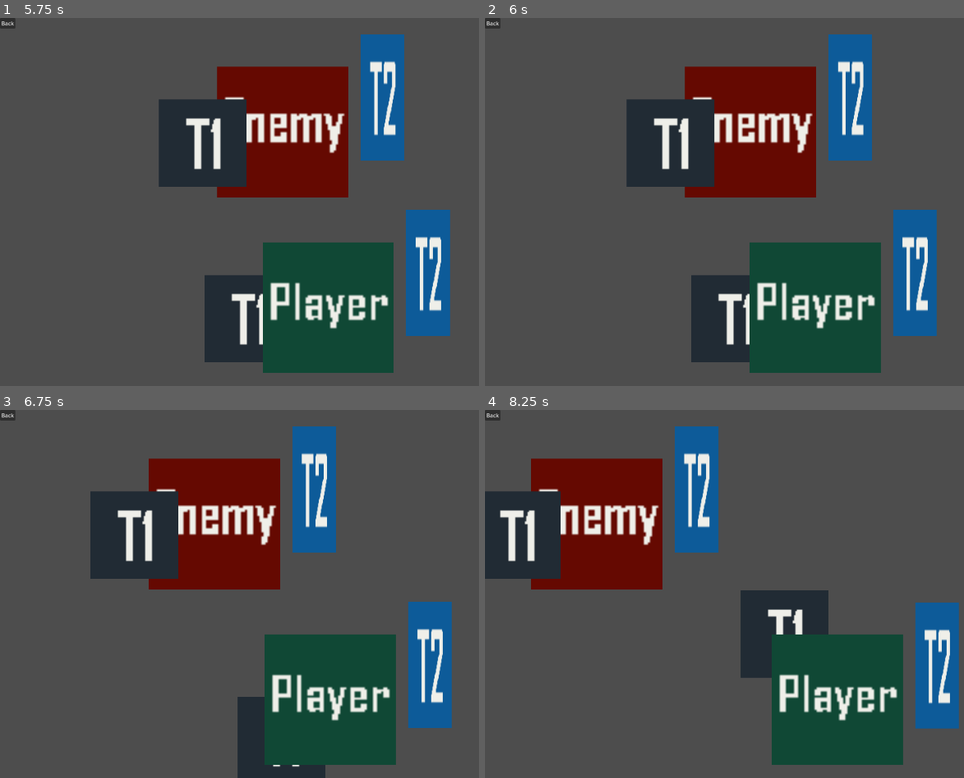
Above: before the commit, frames 1-4 (two rows, left to right).
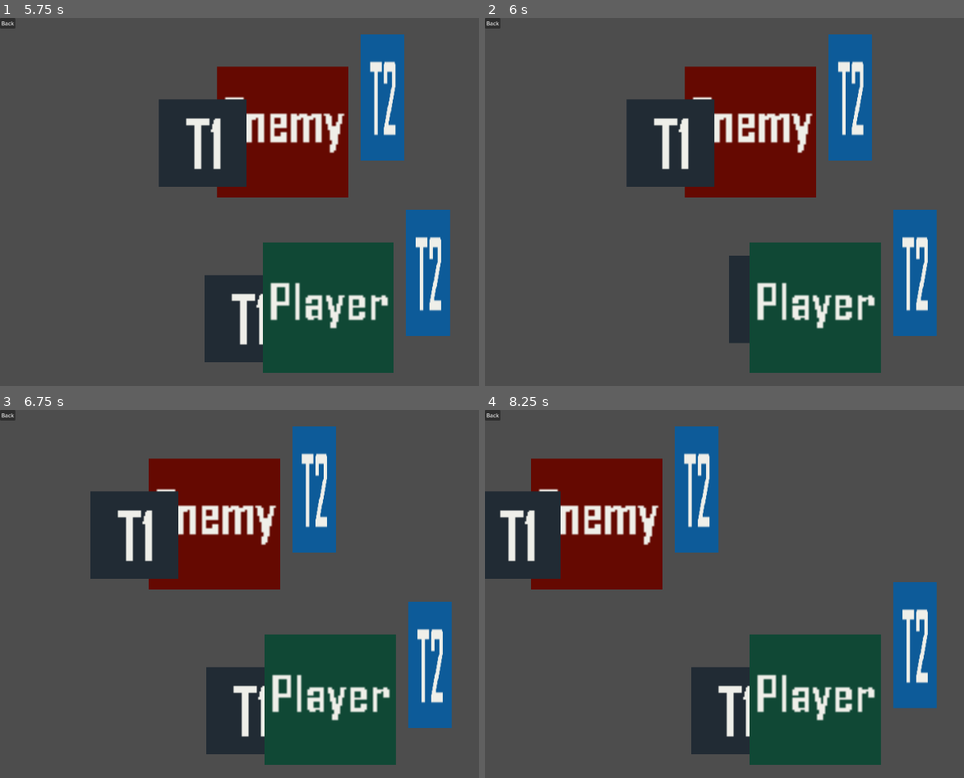
Above: after the commit, the same moments.

Repository: sentientfish/brackygamejam20251
Game: Godot game, scene res://scenes/menu.tscn
Same seed, same stepped clock (60 frames per second), same inputs: the game is played once before the commit and once after it.
Inputs:
- Up to frame 1 (5.75 s): click "Options" at 0.5 s; click "Back" at 1.25 s; click "Credits" at 2 s; click "Back" at 2.75 s; click "Start" at 3.5 s; click "Back" at 4.25 s; click "Start" at 5 s
- Up to frame 2 (6 s): hold D (move_right) from 5.78 s (still down); hold J (block) from 5.78 s (still down); tap K (attack) at 5.85 s
- Up to frame 3 (6.75 s): release D (move_right) at 6.53 s; release J (block) at 6.53 s; hold S (target_down) from 6.53 s (still down); tap J (block) at 6.6 s
- Up to frame 4 (8.25 s): tap K (attack) at 6.8, 7.35 s; release S (target_down) at 7.28 s; hold D (move_right) 7.28-8.03 s; hold J (block) 7.28-8.03 s; hold W (target_up) from 8.03 s (still down); tap J (block) at 8.1 s

Frame 1 is identical in both runs. In frame 2, 2.6% of the frame differs, in the area x 43-56%, y 64-94%; in frame 3, 3.1%; in frame 4, 13%, in the area x 43-99%, y 46-97%.

Commit message:
Player: Change block directions when blocking (#56)
* linting and also better animations

* small error and update

---------

Co-authored-by: Aguren <sentientfish@gmail.com>

Diff:
--- a/scenes/enemy.gd
+++ b/scenes/enemy.gd
@@ -17,8 +17,8 @@
 # Enemy Current Stats
 @export var current_health: float = stat_health
 @export var current_attack: float = stat_attack
-@export var current_block_damage: float = 0.0
-@export var current_speed: float = 200.0
+@export var current_block_damage: float = stat_block_damage
+@export var current_speed: float = stat_speed
 
 func _physics_process(delta: float) -> void:
 	velocity.x = move_direction * stat_speed
@@ -28,13 +28,14 @@
 		move_direction *= -1
 
 func attacked(damage: int, action_direction: Enums.ActionDirection):
-	print("Enemy being attacked! damage " + str(damage) + ", direction: " + str(action_direction))
-	if blocking[action_direction]:
+	print("Enemy being attacked! damage " + str(damage) + ", direction: " +
+		Enums.ActionDirection.keys()[action_direction])
+	if (blocking[int(action_direction) - 1]):
 		print("Enemy blocked the attack!")
 	else:
 		print("Enemy hit!")
 		current_health -= damage
 		print("Current enemy health: " + str(current_health))
-		if current_health <= 0:
+		if (current_health <= 0):
 			print("Enemy died!")
 			queue_free()
--- a/scenes/player.tscn
+++ b/scenes/player.tscn
@@ -25,6 +25,178 @@
 
 [sub_resource type="RectangleShape2D" id="RectangleShape2D_xox8q"]
 size = Vector2(192, 192)
+
+[sub_resource type="Animation" id="Animation_lld8y"]
+length = 0.001
+tracks/0/type = "value"
+tracks/0/imported = false
+tracks/0/enabled = true
+tracks/0/path = NodePath("Sword/SwordAreaMiddle:monitoring")
+tracks/0/interp = 1
+tracks/0/loop_wrap = true
+tracks/0/keys = {
+"times": PackedFloat32Array(0),
+"transitions": PackedFloat32Array(1),
+"update": 1,
+"values": [false]
+}
+tracks/1/type = "value"
+tracks/1/imported = false
+tracks/1/enabled = true
+tracks/1/path = NodePath("Sword/SwordAreaDown:monitoring")
+tracks/1/interp = 1
+tracks/1/loop_wrap = true
+tracks/1/keys = {
+"times": PackedFloat32Array(0),
+"transitions": PackedFloat32Array(1),
+"update": 1,
+"values": [false]
+}
+tracks/2/type = "value"
+tracks/2/imported = false
+tracks/2/enabled = true
+tracks/2/path = NodePath("Sword/SwordSprite:position")
+tracks/2/interp = 1
+tracks/2/loop_wrap = true
+tracks/2/keys = {
+"times": PackedFloat32Array(0),
+"transitions": PackedFloat32Array(1),
+"update": 0,
+"values": [Vector2(146, -51)]
+}
+tracks/3/type = "value"
+tracks/3/imported = false
+tracks/3/enabled = true
+tracks/3/path = NodePath("Shield/ShieldSprite:position")
+tracks/3/interp = 1
+tracks/3/loop_wrap = true
+tracks/3/keys = {
+"times": PackedFloat32Array(0),
+"transitions": PackedFloat32Array(1),
+"update": 0,
+"values": [Vector2(-117, 16)]
+}
+tracks/4/type = "value"
+tracks/4/imported = false
+tracks/4/enabled = true
+tracks/4/path = NodePath("Sword/SwordAreaUp:monitoring")
+tracks/4/interp = 1
+tracks/4/loop_wrap = true
+tracks/4/keys = {
+"times": PackedFloat32Array(0),
+"transitions": PackedFloat32Array(1),
+"update": 1,
+"values": [false]
+}
+
+[sub_resource type="Animation" id="Animation_lp1sj"]
+resource_name = "shield_block_down"
+length = 0.25
+step = 0.25
+tracks/0/type = "value"
+tracks/0/imported = false
+tracks/0/enabled = true
+tracks/0/path = NodePath("Shield/ShieldSprite:position")
+tracks/0/interp = 1
+tracks/0/loop_wrap = true
+tracks/0/keys = {
+"times": PackedFloat32Array(0, 0.25),
+"transitions": PackedFloat32Array(1, 1),
+"update": 1,
+"values": [Vector2(-117, 16), Vector2(-71, 60)]
+}
+
+[sub_resource type="Animation" id="Animation_fqlim"]
+resource_name = "shield_block_middle"
+length = 0.25
+step = 0.25
+tracks/0/type = "value"
+tracks/0/imported = false
+tracks/0/enabled = true
+tracks/0/path = NodePath("Shield/ShieldSprite:position")
+tracks/0/interp = 1
+tracks/0/loop_wrap = true
+tracks/0/keys = {
+"times": PackedFloat32Array(0, 0.25),
+"transitions": PackedFloat32Array(1, 1),
+"update": 1,
+"values": [Vector2(-117, 16), Vector2(-62, -12)]
+}
+
+[sub_resource type="Animation" id="Animation_irade"]
+resource_name = "shield_block_up"
+length = 0.25
+step = 0.25
+tracks/0/type = "value"
+tracks/0/imported = false
+tracks/0/enabled = true
+tracks/0/path = NodePath("Shield/ShieldSprite:position")
+tracks/0/interp = 1
+tracks/0/loop_wrap = true
+tracks/0/keys = {
+"times": PackedFloat32Array(0, 0.25),
+"transitions": PackedFloat32Array(1, 1),
+"update": 1,
+"values": [Vector2(-117, 16), Vector2(-77, -96)]
+}
+
+[sub_resource type="Animation" id="Animation_diara"]
+resource_name = "sword_attack_down"
+length = 0.5
+step = 0.25
+tracks/0/type = "value"
+tracks/0/imported = false
+tracks/0/enabled = true
+tracks/0/path = NodePath("Sword/SwordAreaDown:monitoring")
+tracks/0/interp = 1
+tracks/0/loop_wrap = true
+tracks/0/keys = {
+"times": PackedFloat32Array(0, 0.25, 0.5),
+"transitions": PackedFloat32Array(1, 1, 1),
+"update": 1,
+"values": [false, true, false]
+}
+tracks/1/type = "value"
+tracks/1/imported = false
+tracks/1/enabled = true
+tracks/1/path = NodePath("Sword/SwordSprite:position")
+tracks/1/interp = 1
+tracks/1/loop_wrap = true
+tracks/1/keys = {
+"times": PackedFloat32Array(0, 0.25, 0.5),
+"transitions": PackedFloat32Array(1, 1, 1),
+"update": 1,
+"values": [Vector2(146, -50), Vector2(146, -80), Vector2(146, -50)]
+}
+
+[sub_resource type="Animation" id="Animation_f7bs3"]
+resource_name = "sword_attack_middle"
+length = 0.5
+step = 0.25
+tracks/0/type = "value"
+tracks/0/imported = false
+tracks/0/enabled = true
+tracks/0/path = NodePath("Sword/SwordAreaMiddle:monitoring")
+tracks/0/interp = 1
+tracks/0/loop_wrap = true
+tracks/0/keys = {
+"times": PackedFloat32Array(0, 0.25, 0.5),
+"transitions": PackedFloat32Array(1, 1, 1),
+"update": 1,
+"values": [false, true, false]
+}
+tracks/1/type = "value"
+tracks/1/imported = false
+tracks/1/enabled = true
+tracks/1/path = NodePath("Sword/SwordSprite:position")
+tracks/1/interp = 1
+tracks/1/loop_wrap = true
+tracks/1/keys = {
+"times": PackedFloat32Array(0, 0.25, 0.5),
+"transitions": PackedFloat32Array(1, 1, 1),
+"update": 1,
+"values": [Vector2(146, -50), Vector2(146, -80), Vector2(146, -50)]
+}
 
 [sub_resource type="Animation" id="Animation_vs7me"]
 resource_name = "sword_attack_up"
@@ -53,178 +225,6 @@
 "transitions": PackedFloat32Array(1, 1, 1),
 "update": 1,
 "values": [false, true, false]
-}
-
-[sub_resource type="Animation" id="Animation_lld8y"]
-length = 0.001
-tracks/0/type = "value"
-tracks/0/imported = false
-tracks/0/enabled = true
-tracks/0/path = NodePath("Sword/SwordAreaMiddle:monitoring")
-tracks/0/interp = 1
-tracks/0/loop_wrap = true
-tracks/0/keys = {
-"times": PackedFloat32Array(0),
-"transitions": PackedFloat32Array(1),
-"update": 1,
-"values": [false]
-}
-tracks/1/type = "value"
-tracks/1/imported = false
-tracks/1/enabled = true
-tracks/1/path = NodePath("Sword/SwordAreaDown:monitoring")
-tracks/1/interp = 1
-tracks/1/loop_wrap = true
-tracks/1/keys = {
-"times": PackedFloat32Array(0),
-"transitions": PackedFloat32Array(1),
-"update": 1,
-"values": [false]
-}
-tracks/2/type = "value"
-tracks/2/imported = false
-tracks/2/enabled = true
-tracks/2/path = NodePath("Sword/SwordSprite:position")
-tracks/2/interp = 1
-tracks/2/loop_wrap = true
-tracks/2/keys = {
-"times": PackedFloat32Array(0),
-"transitions": PackedFloat32Array(1),
-"update": 0,
-"values": [Vector2(146, -51)]
-}
-tracks/3/type = "value"
-tracks/3/imported = false
-tracks/3/enabled = true
-tracks/3/path = NodePath("Shield/ShieldSprite:position")
-tracks/3/interp = 1
-tracks/3/loop_wrap = true
-tracks/3/keys = {
-"times": PackedFloat32Array(0),
-"transitions": PackedFloat32Array(1),
-"update": 0,
-"values": [Vector2(-117, 16)]
-}
-tracks/4/type = "value"
-tracks/4/imported = false
-tracks/4/enabled = true
-tracks/4/path = NodePath("Sword/SwordAreaUp:monitoring")
-tracks/4/interp = 1
-tracks/4/loop_wrap = true
-tracks/4/keys = {
-"times": PackedFloat32Array(0),
-"transitions": PackedFloat32Array(1),
-"update": 1,
-"values": [false]
-}
-
-[sub_resource type="Animation" id="Animation_f7bs3"]
-resource_name = "sword_attack_middle"
-length = 0.5
-step = 0.25
-tracks/0/type = "value"
-tracks/0/imported = false
-tracks/0/enabled = true
-tracks/0/path = NodePath("Sword/SwordAreaMiddle:monitoring")
-tracks/0/interp = 1
-tracks/0/loop_wrap = true
-tracks/0/keys = {
-"times": PackedFloat32Array(0, 0.25, 0.5),
-"transitions": PackedFloat32Array(1, 1, 1),
-"update": 1,
-"values": [false, true, false]
-}
-tracks/1/type = "value"
-tracks/1/imported = false
-tracks/1/enabled = true
-tracks/1/path = NodePath("Sword/SwordSprite:position")
-tracks/1/interp = 1
-tracks/1/loop_wrap = true
-tracks/1/keys = {
-"times": PackedFloat32Array(0, 0.25, 0.5),
-"transitions": PackedFloat32Array(1, 1, 1),
-"update": 1,
-"values": [Vector2(146, -50), Vector2(146, -80), Vector2(146, -50)]
-}
-
-[sub_resource type="Animation" id="Animation_diara"]
-resource_name = "sword_attack_down"
-length = 0.5
-step = 0.25
-tracks/0/type = "value"
-tracks/0/imported = false
-tracks/0/enabled = true
-tracks/0/path = NodePath("Sword/SwordAreaDown:monitoring")
-tracks/0/interp = 1
-tracks/0/loop_wrap = true
-tracks/0/keys = {
-"times": PackedFloat32Array(0, 0.25, 0.5),
-"transitions": PackedFloat32Array(1, 1, 1),
-"update": 1,
-"values": [false, true, false]
-}
-tracks/1/type = "value"
-tracks/1/imported = false
-tracks/1/enabled = true
-tracks/1/path = NodePath("Sword/SwordSprite:position")
-tracks/1/interp = 1
-tracks/1/loop_wrap = true
-tracks/1/keys = {
-"times": PackedFloat32Array(0, 0.25, 0.5),
-"transitions": PackedFloat32Array(1, 1, 1),
-"update": 1,
-"values": [Vector2(146, -50), Vector2(146, -80), Vector2(146, -50)]
-}
-
-[sub_resource type="Animation" id="Animation_irade"]
-resource_name = "shield_block_up"
-length = 0.25
-step = 0.25
-tracks/0/type = "value"
-tracks/0/imported = false
-tracks/0/enabled = true
-tracks/0/path = NodePath("Shield/ShieldSprite:position")
-tracks/0/interp = 1
-tracks/0/loop_wrap = true
-tracks/0/keys = {
-"times": PackedFloat32Array(0, 0.25),
-"transitions": PackedFloat32Array(1, 1),
-"update": 1,
-"values": [Vector2(-117, 16), Vector2(-77, -96)]
-}
-
-[sub_resource type="Animation" id="Animation_fqlim"]
-resource_name = "shield_block_middle"
-length = 0.25
-step = 0.25
-tracks/0/type = "value"
-tracks/0/imported = false
-tracks/0/enabled = true
-tracks/0/path = NodePath("Shield/ShieldSprite:position")
-tracks/0/interp = 1
-tracks/0/loop_wrap = true
-tracks/0/keys = {
-"times": PackedFloat32Array(0, 0.25),
-"transitions": PackedFloat32Array(1, 1),
-"update": 1,
-"values": [Vector2(-117, 16), Vector2(-62, -12)]
-}
-
-[sub_resource type="Animation" id="Animation_lp1sj"]
-resource_name = "shield_block_down"
-length = 0.25
-step = 0.25
-tracks/0/type = "value"
-tracks/0/imported = false
-tracks/0/enabled = true
-tracks/0/path = NodePath("Shield/ShieldSprite:position")
-tracks/0/interp = 1
-tracks/0/loop_wrap = true
-tracks/0/keys = {
-"times": PackedFloat32Array(0, 0.25),
-"transitions": PackedFloat32Array(1, 1),
-"update": 1,
-"values": [Vector2(-117, 16), Vector2(-71, 60)]
 }
 
 [sub_resource type="AnimationLibrary" id="AnimationLibrary_nr4rx"]
--- a/scripts/arena.gd
+++ b/scripts/arena.gd
@@ -5,12 +5,10 @@
 func _ready() -> void:
 	pass # Replace with function body.
 
-
 # Called every frame. 'delta' is the elapsed time since the previous frame.
 func _process(delta: float) -> void:
 	pass
 
-
 func _on_arena_back_button_pressed() -> void:
 	print("Arena Back Button Pressed!")
 	get_tree().change_scene_to_file("res://scenes/menu.tscn")
--- a/scripts/credits.gd
+++ b/scripts/credits.gd
@@ -5,12 +5,10 @@
 func _ready() -> void:
 	pass # Replace with function body.
 
-
 # Called every frame. 'delta' is the elapsed time since the previous frame.
 func _process(delta: float) -> void:
 	pass
 
-
 func _on_credits_back_button_pressed() -> void:
-	print("Credits Back BUtton Pressed!")
+	print("Credits Back Button Pressed!")
 	get_tree().change_scene_to_file("res://scenes/menu.tscn")
--- a/scripts/enums.gd
+++ b/scripts/enums.gd
@@ -1,6 +1,7 @@
 extends Node
 
 enum ActionDirection {
+	NONE,
 	UP,
 	MIDDLE,
 	DOWN
--- a/scripts/menu.gd
+++ b/scripts/menu.gd
@@ -5,27 +5,22 @@
 func _ready() -> void:
 	pass # Replace with function body.
 
-
 # Called every frame. 'delta' is the elapsed time since the previous frame.
 func _process(delta: float) -> void:
 	pass
-
 
 func _on_start_button_pressed() -> void:
 	print("Start Button Pressed!")
 	get_tree().change_scene_to_file("res://scenes/arena.tscn")
 
-
 func _on_options_button_pressed() -> void:
 	print("Options Button Pressed!")
 	get_tree().change_scene_to_file("res://scenes/options.tscn")
-
 
 func _on_credits_button_pressed() -> void:
 	print("Credits Button Pressed!")
 	get_tree().change_scene_to_file("res://scenes/credits.tscn")
 
-
 func _on_quit_button_pressed() -> void:
 	print("Quit Button Pressed!")
 	get_tree().quit()
--- a/scripts/options.gd
+++ b/scripts/options.gd
@@ -5,16 +5,13 @@
 func _ready() -> void:
 	pass # Replace with function body.
 
-
 # Called every frame. 'delta' is the elapsed time since the previous frame.
 func _process(delta: float) -> void:
 	pass
 
-
 func _on_options_back_button_pressed() -> void:
 	print("Options Back Button clicked!")
 	get_tree().change_scene_to_file("res://scenes/menu.tscn")
-
 
 func _on_mute_check_box_toggled(toggled_on: bool) -> void:
 	print("Options Mute Checkbox toggled to " + str(toggled_on) + "!")
--- a/scripts/player.gd
+++ b/scripts/player.gd
@@ -7,6 +7,7 @@
 # TODO: have a global variable for each direction?
 var blocking: Array = [false, false, false]
 var is_blocking: bool = false
+var current_block_direction: Enums.ActionDirection = Enums.ActionDirection.NONE
 
 # Player Base Stats
 @export var stat_health: float = 300.0
@@ -17,8 +18,8 @@
 # Player Current Stats
 @export var current_health: float = stat_health
 @export var current_attack: float = stat_attack
-@export var current_block_damage: float = 0.0
-@export var current_speed: float = 200.0
+@export var current_block_damage: float = stat_block_damage
+@export var current_speed: float = stat_speed
 
 func _physics_process(delta: float) -> void:
 	process_player_input(delta)
@@ -26,23 +27,24 @@
 func process_player_input(delta: float) -> void:
 	var is_playing := animation_player.is_playing()
 	var move_direction := Input.get_axis("move_left", "move_right")
-	if move_direction and not is_playing and not is_blocking:
+	if (move_direction and not is_playing and not is_blocking):
 		velocity.x = move_direction * stat_speed
 	else:
 		velocity.x = move_toward(velocity.x, 0, stat_speed)
 
 	var action_direction := Enums.ActionDirection.MIDDLE
-	if Input.is_action_pressed("target_up"):
+	if (Input.is_action_pressed("target_up")):
 		action_direction = Enums.ActionDirection.UP
-	elif Input.is_action_pressed("target_down"):
+	elif (Input.is_action_pressed("target_down")):
 		action_direction = Enums.ActionDirection.DOWN
 
-	if Input.is_action_just_pressed("attack") and not is_playing:
+	if (Input.is_action_just_pressed("attack") and not is_playing):
 		attack(action_direction)
-	elif Input.is_action_just_pressed("block") and not is_playing:
+	elif (Input.is_action_pressed("block") and
+		current_block_direction != action_direction):
 		block(action_direction)
 
-	if Input.is_action_just_released("block"):
+	if (Input.is_action_just_released("block")):
 		unblock(action_direction)
 
 	move_and_slide()
@@ -52,7 +54,8 @@
 		print("Player collided with: " + body.name)
 
 func attack(action_direction: Enums.ActionDirection):
-	print("Player attacking direction: " + str(action_direction))
+	print("Player attacking direction: " +
+		Enums.ActionDirection.keys()[action_direction])
 	# TODO: play an actual animation
 	match action_direction:
 		Enums.ActionDirection.UP:
@@ -62,42 +65,74 @@
 		Enums.ActionDirection.DOWN:
 			animation_player.play("sword_attack_down")
 
+func _update_block_array(block_direction: Enums.ActionDirection):
+	var updated_blocking_array := [false, false, false]
+	if (block_direction != Enums.ActionDirection.NONE):
+		updated_blocking_array[int(block_direction) - 1] = true
+
+	blocking = updated_blocking_array
+
 func block(action_direction: Enums.ActionDirection):
 	# TODO: Play blocking animation and hold shield there
-	print("Player blocking direction: " + str(action_direction))
+	print("Player blocking direction: " +
+		Enums.ActionDirection.keys()[action_direction])
+
+	if (is_blocking):
+		if (action_direction == current_block_direction):
+			# we are already blocking here, no need to do anything
+			return
+		else:
+			match action_direction:
+				# these play() functions basically plays from the end with
+				# animation speed of 0
+				Enums.ActionDirection.UP:
+					animation_player.play("shield_block_up", -1, 0.0, true)
+				Enums.ActionDirection.MIDDLE:
+					animation_player.play("shield_block_middle", -1, 0.0, true)
+				Enums.ActionDirection.DOWN:
+					animation_player.play("shield_block_down", -1, 0.0, true)
+	else:
+		# we have not blocked yet
+		match action_direction:
+			Enums.ActionDirection.UP:
+				animation_player.play("shield_block_up", -1, 2.0)
+			Enums.ActionDirection.MIDDLE:
+				animation_player.play("shield_block_middle", -1, 2.0)
+			Enums.ActionDirection.DOWN:
+				animation_player.play("shield_block_down", -1, 2.0)
+
+	is_blocking = true
+	current_block_direction = action_direction
+	_update_block_array(action_direction)
+
+func unblock(action_direction: Enums.ActionDirection):
+	print("Player stopped blocking direction: " +
+		Enums.ActionDirection.keys()[action_direction])
+	is_blocking = false
+	current_block_direction = Enums.ActionDirection.NONE
+	_update_block_array(Enums.ActionDirection.NONE)
 
 	match action_direction:
+		# these play() functions are basically play_backwards(), but 4x as fast
 		Enums.ActionDirection.UP:
-			animation_player.play("shield_block_up")
+			animation_player.play("shield_block_up", -1, -4.0, true)
 		Enums.ActionDirection.MIDDLE:
-			animation_player.play("shield_block_middle")
+			animation_player.play("shield_block_middle", -1, -4.0, true)
 		Enums.ActionDirection.DOWN:
-			animation_player.play("shield_block_down")
-
-	is_blocking = true
-	var updated_blocking_array := [false, false, false]
-	updated_blocking_array[action_direction] = true
-	blocking = updated_blocking_array
-
-func unblock(action_direction: Enums.ActionDirection):
-	print("Player stopped blocking direction: " + str(action_direction))
-	is_blocking = false
-	blocking[action_direction] = false
-
-	match action_direction:
-		Enums.ActionDirection.UP:
-			animation_player.play_backwards("shield_block_up")
-		Enums.ActionDirection.MIDDLE:
-			animation_player.play_backwards("shield_block_middle")
-		Enums.ActionDirection.DOWN:
-			animation_player.play_backwards("shield_block_down")
+			animation_player.play("shield_block_down", -1, -4.0, true)
 
 func attacked(damage: int, action_direction: Enums.ActionDirection):
-	print("Player being attacked! damage " + str(damage) + ", direction: " + str(action_direction))
-	if blocking[action_direction]:
+	print("Player being attacked! damage " + str(damage) + ", direction: " +
+		Enums.ActionDirection.keys()[action_direction])
+	if (blocking[int(action_direction) - 1]):
 		print("Player blocked the attack!")
 	else:
-		print("Got hit!")
+		print("Player got hit!")
+		current_health -= damage
+		print("Current player health: " + str(current_health))
+		if (current_health <= 0):
+			print("Player died!")
+			queue_free()
 
 func _on_sword_area_up_body_entered(body: Node2D) -> void:
 	body.attacked(stat_attack, Enums.ActionDirection.UP)
